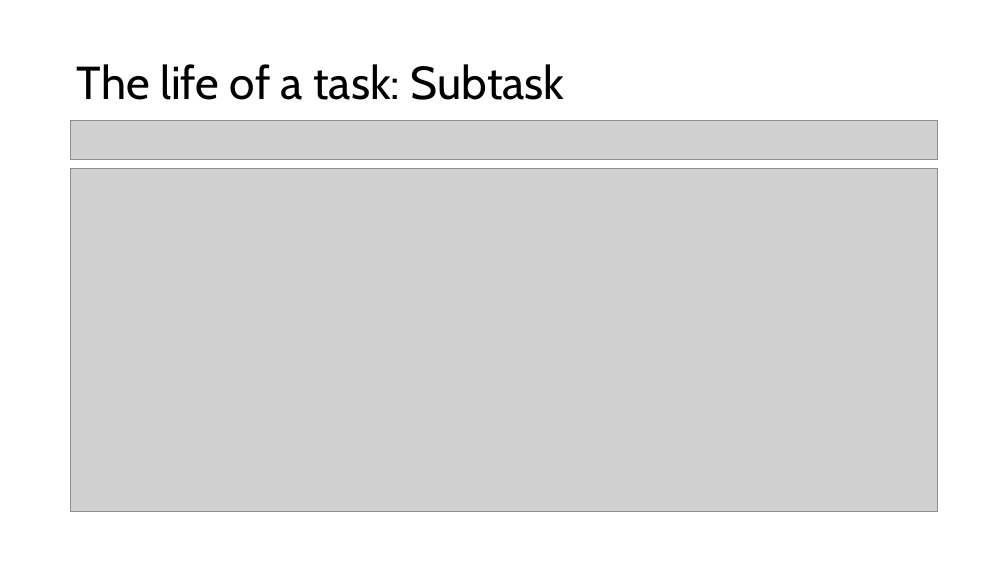
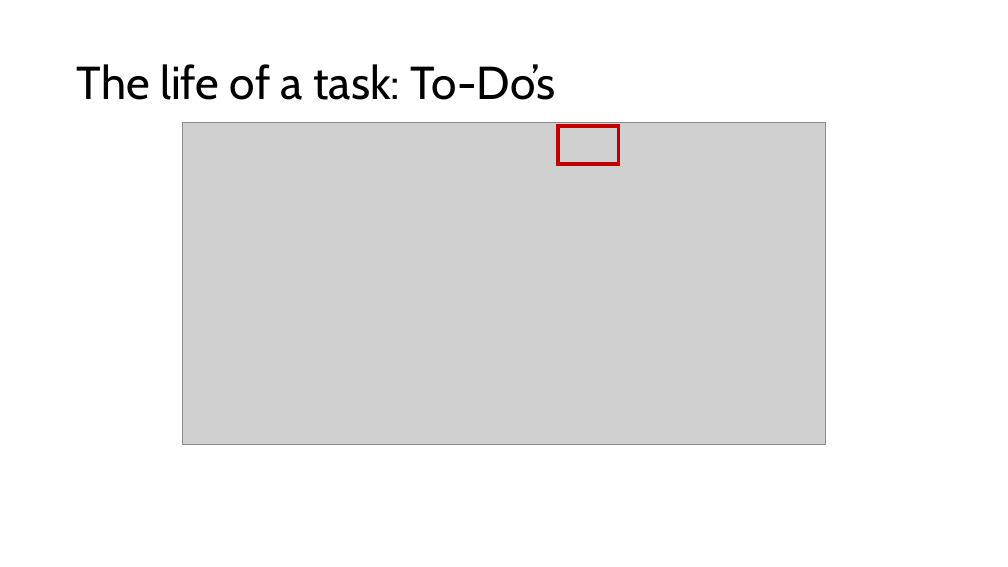
Before and after one commit to PrincetonUniversity/specfempp-notes, a slide deck: slide 10 of presentations/2025/03/Princeton_LLNL_Hackathon/Git_development_Workflow.pptx (slide 8 before the commit). Drawn at 1008x567 pixels with LibreOffice and Linux fonts; fonts in the diff are those of the drawing; grey boxes stand for pictures. Boxes give left, top, right and bottom in pixels: in the first picture for what was removed or moved away, otherwise in the second. Text is boxed around its words. In the diff, an @@ line names an element or a change of style, - is before the commit and + after.

```diff
--- a/presentations/2025/03/Princeton_LLNL_Hackathon/Git_development_Workflow.pptx
+++ b/presentations/2025/03/Princeton_LLNL_Hackathon/Git_development_Workflow.pptx
@@ title at box(77, 64, 556, 100): text changed @@
-The life of a task: Subtask
+The life of a task: To-Do’s
@@ picture removed at box(70, 121, 938, 160) @@
@@ picture: place and size @@
-picture at box(70, 169, 938, 511)
+picture at box(183, 123, 826, 444)
@@ rectangle added at box(558, 126, 619, 164), outline #C00000 3.5 pt @@
```
Also in this commit, not shown: 6 other slides changed, 3 slides added, 1 slide removed.
